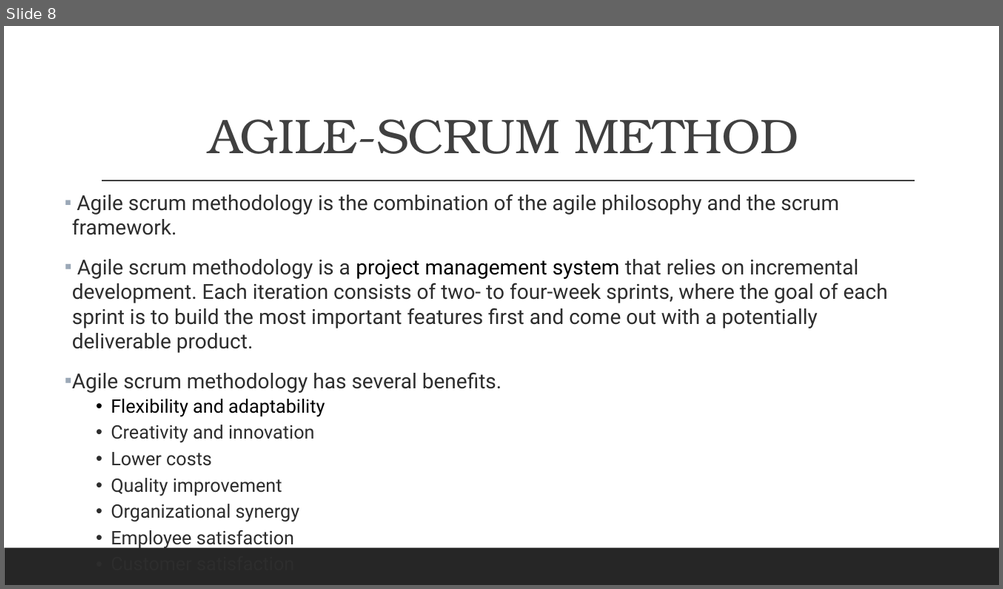
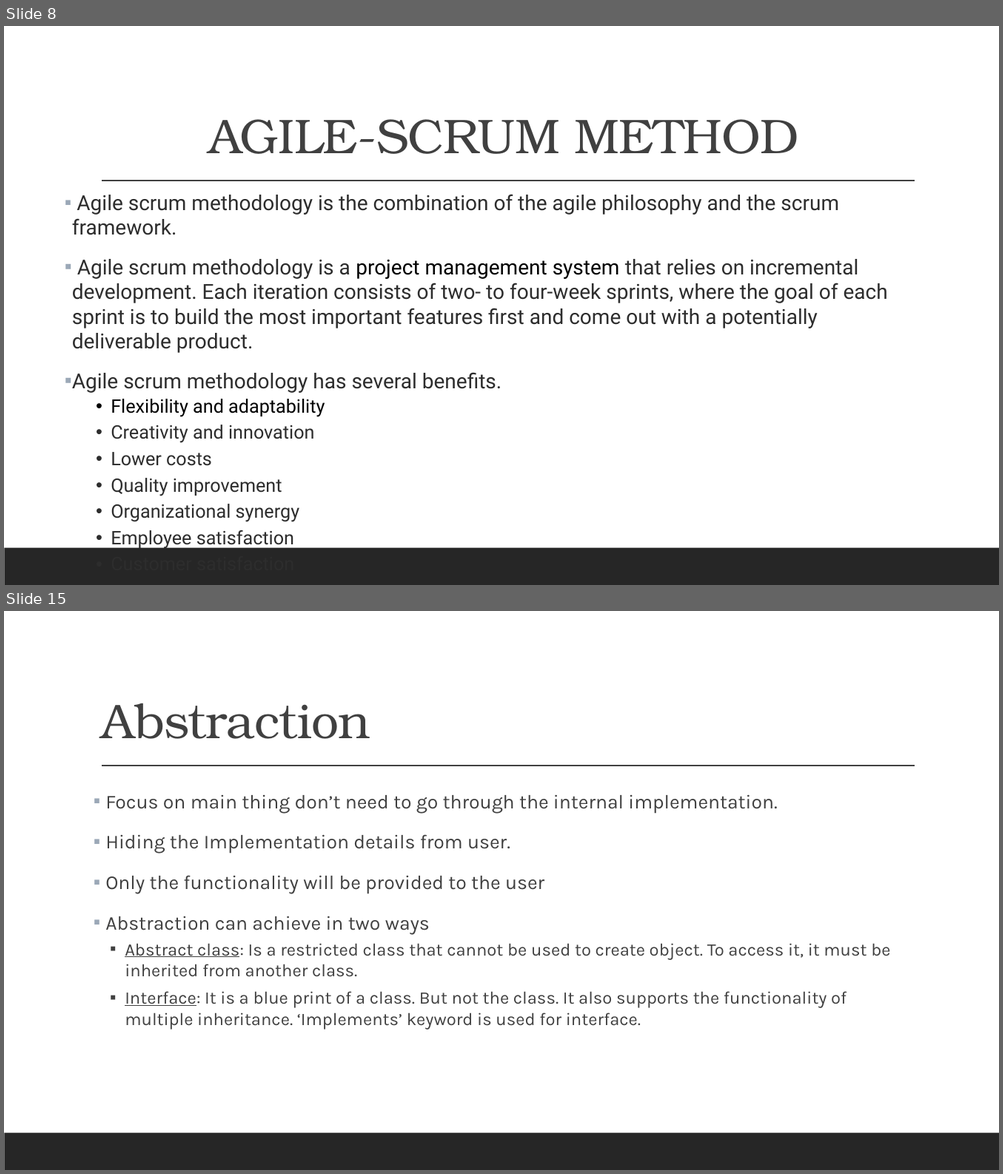
Before and after one commit to aiswaryas97/softwareTestingPresentation, a slide deck: AutomationTesting/AutomationTesting.pptx. Shown one above the other, each under a label of ours: slide 8 before the commit, slides 8 and 15 after it; the slides between them are not shown. The pictures are 1003x589 and 1003x1174 pixels, drawn with LibreOffice and Linux fonts; fonts in the diff are those of the drawing. Boxes give left, top, right and bottom in pixels: in the first picture for what was removed or moved away, otherwise in the second. Text is boxed around its words. In the diff, an @@ line names an element or a change of style, - is before the commit and + after.

```diff
--- a/AutomationTesting/AutomationTesting.pptx
+++ b/AutomationTesting/AutomationTesting.pptx
@@ slide 15 added at box(4, 611, 999, 1170), background #FFFFFF; not listed: 2 template elements that a slide beside it also shows @@
@@ title added at box(101, 703, 370, 739), 47 pt, text #404040 @@
+Abstraction
@@ text added at box(105, 795, 890, 1030), 17 pt, text #404040 @@
+▪ Focus on main thing don’t need to go through the internal implementation.
+▪ Hiding the Implementation details from user.
+▪ Only the functionality will be provided to the user
+▪ Abstraction can achieve in two ways
+  ▪ Abstract class: Is a restricted class that cannot be used to create object. To access it, it must be inherited from another class.
+  ▪ Interface: It is a blue print of a class. But not the class. It also supports the functionality of multiple inheritance. ‘Implements’ keyword is used for interface.
```
Also in this commit, not shown: 3 slides changed, 16 other slides added.
